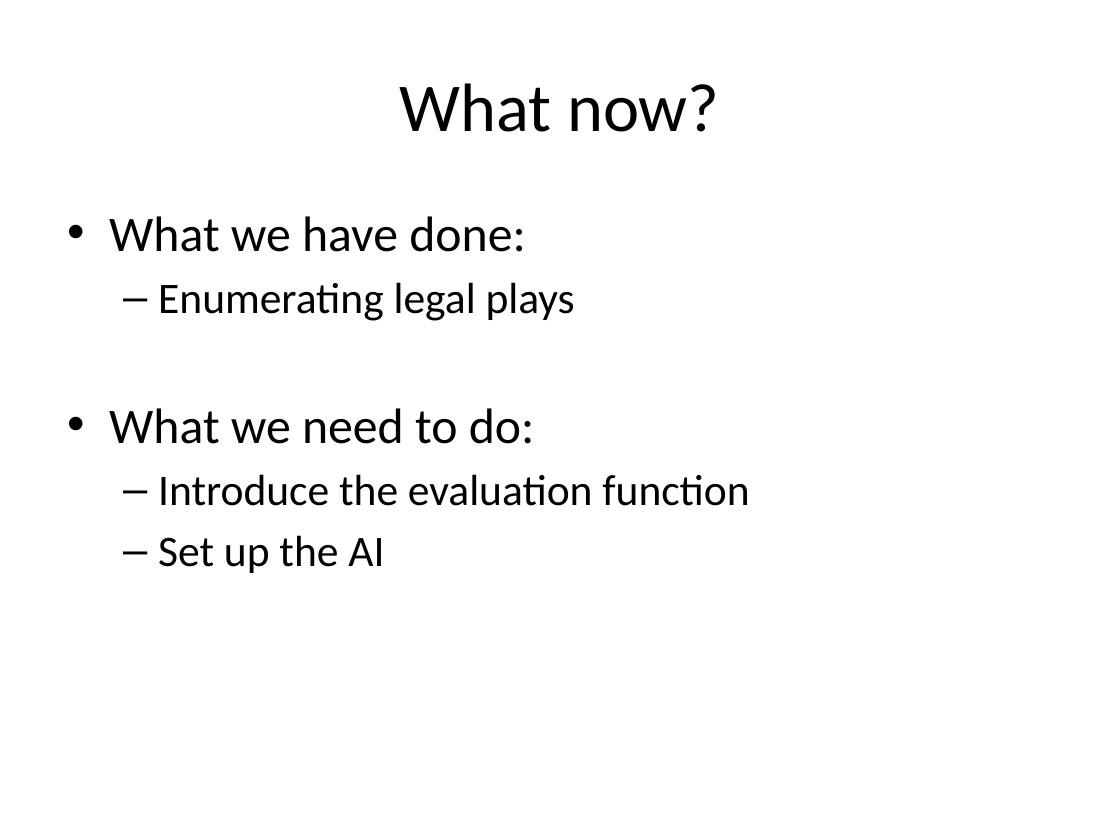
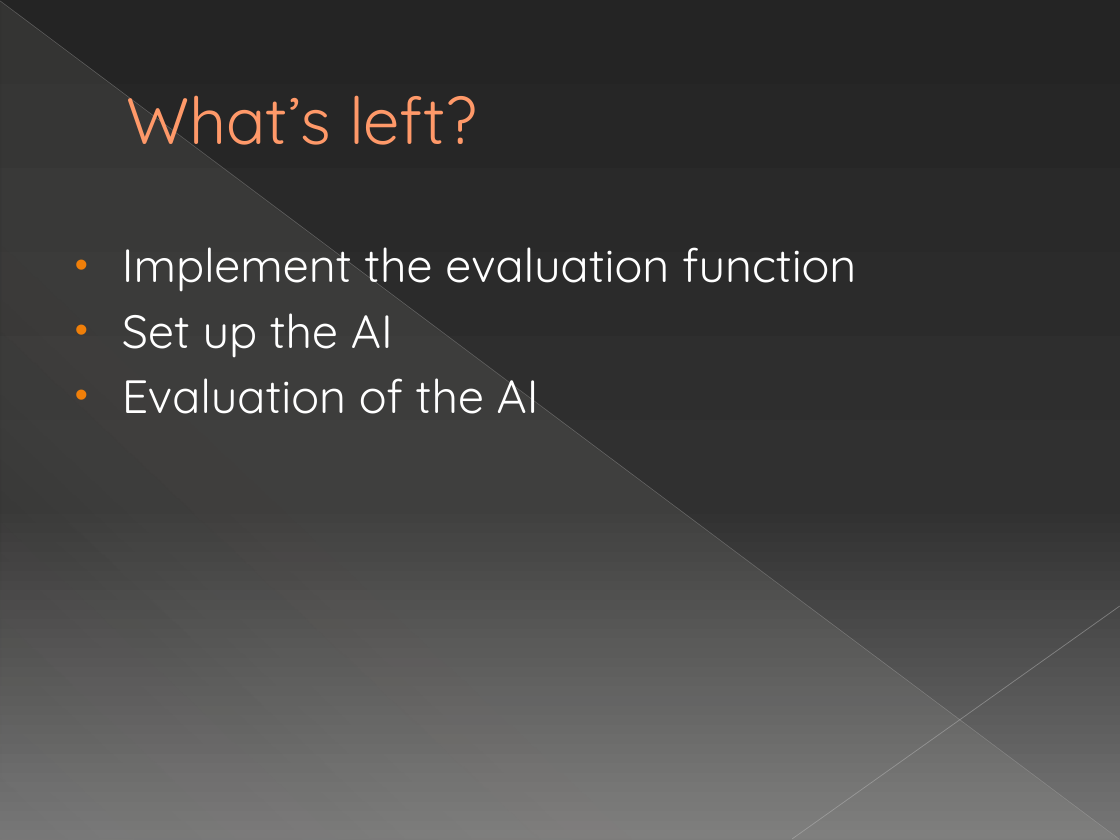
Before and after one commit to SteveC90/backgammon, a slide deck: slide 12 of Game Theory in Adversarial Search.pptx (slide 9 before the commit). Drawn at 1120x840 pixels with LibreOffice and Linux fonts; fonts in the diff are those of the drawing. Boxes give left, top, right and bottom in pixels: in the first picture for what was removed or moved away, otherwise in the second. Text is boxed around its words. In the diff, an @@ line names an element or a change of style, - is before the commit and + after.

Commit message:
powerpoint update

```diff
--- a/Game Theory in Adversarial Search.pptx
+++ b/Game Theory in Adversarial Search.pptx
@@ background #FFFFFF to gradient #242424 to #303030 to #767676 @@
@@ line added from (0, 1) to (1119, 839), #B6B6B6 0.39 pt @@
@@ right triangle added at (1, 2, 1119, 840), fill gradient #E3DED1 @@
@@ title at (126, 95, 477, 160): text changed; size 44 to 42 pt; font Calibri to Quicksand; text colour #000000 to #FF9B6A @@
-What now?
+What’s left?
@@ text "Implement the evaluation function": place and size @@
-text "Implement the evaluation function" at (109, 216, 749, 573)
+text "Implement the evaluation function" at (122, 247, 856, 414)
@@ text at (122, 247, 856, 294): text changed; size 28 to 30 pt; font Calibri to Quicksand; text colour #000000 to #FFFFFF @@
-• What we have done:
-  – Enumerating legal plays
-• What we need to do:
-  – Introduce the evaluation function
+• Implement the evaluation function
@@ text at (122, 313, 393, 358): size 28 to 30 pt, font Calibri to Quicksand, text colour #000000 to #FFFFFF in "Set up the AI"; bullet – to •; list level 2 to 1 in "Set up the AI" @@
@@ text at (122, 378, 539, 414): paragraph added @@
+• Evaluation of the AI
@@ line added from (1120, 606) to (792, 839), #BFBFBF 0.47 pt @@
```
Also in this commit, not shown: 8 other slides changed, 4 slides added.
